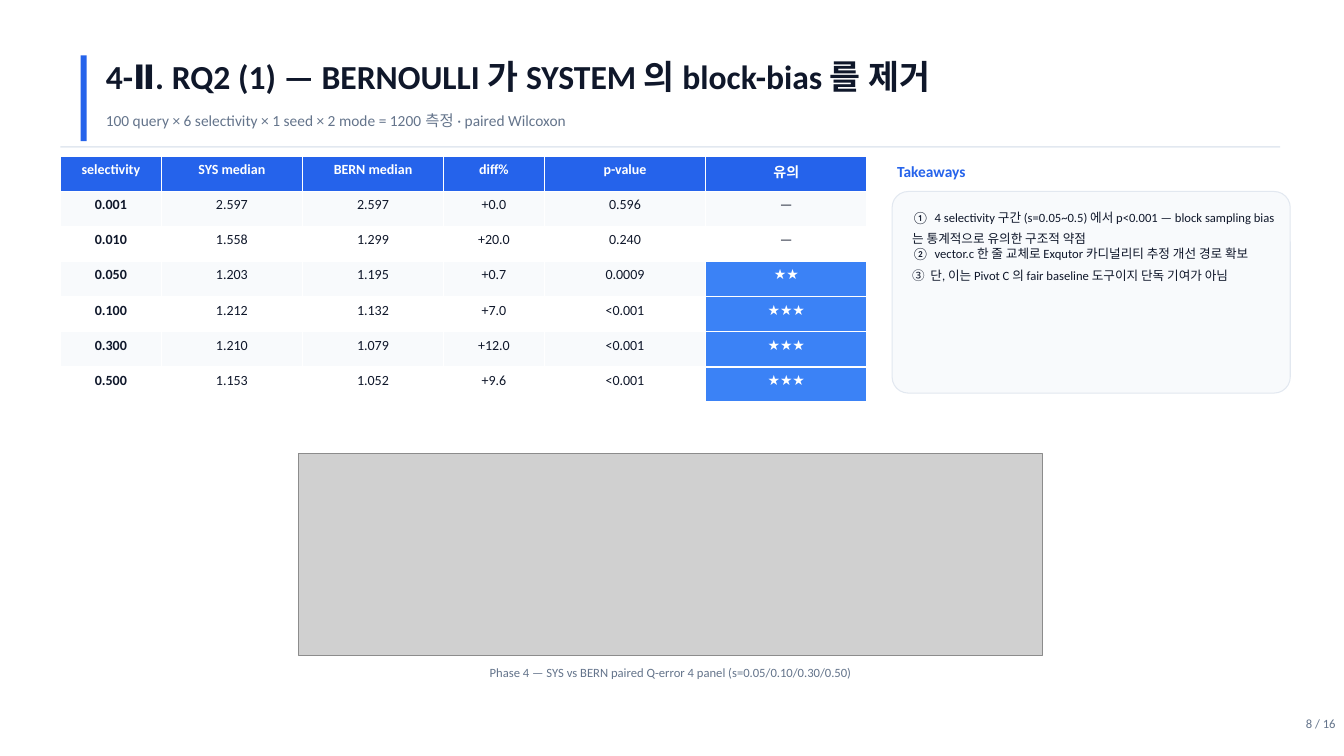
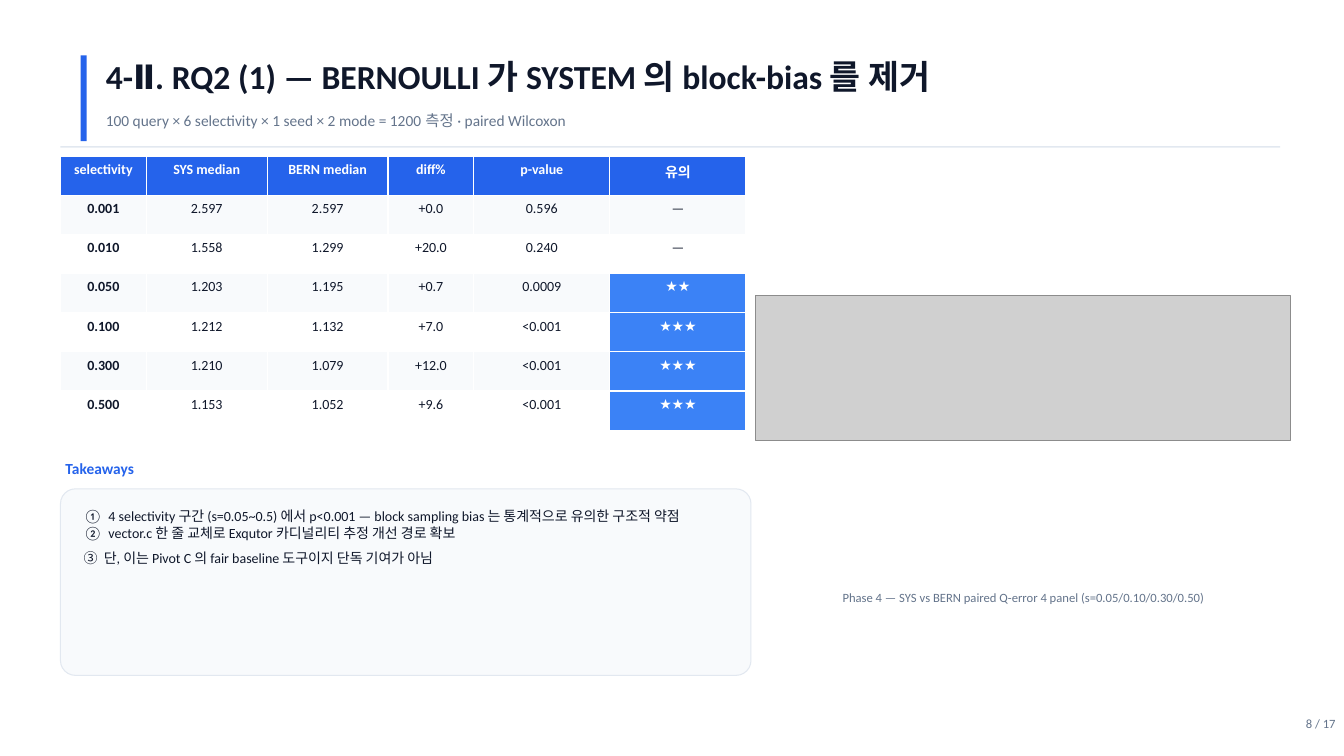
Before and after one commit to johyunbin/Capstone, a slide deck: slide 8 of submission/_drafts/속도는벡터_중간발표.pptx. Drawn at 1344x756 pixels with LibreOffice and Linux fonts; fonts in the diff are those of the drawing; grey boxes stand for pictures. Boxes give left, top, right and bottom in pixels: in the first picture for what was removed or moved away, otherwise in the second. Text is boxed around its words. In the diff, an @@ line names an element or a change of style, - is before the commit and + after.

```diff
--- a/submission/_drafts/속도는벡터_중간발표.pptx
+++ b/submission/_drafts/속도는벡터_중간발표.pptx
@@ table: place and size @@
-table at [60, 156, 867, 402]
+table at [60, 156, 746, 431]
@@ rounded rectangle removed at [892, 192, 1291, 393] @@
@@ picture: place and size @@
-picture at [298, 454, 1043, 655]
+picture at [756, 295, 1291, 441]
@@ text "Takeaways": place and size @@
-text "Takeaways" at [897, 166, 965, 180]
+text "Takeaways" at [65, 463, 133, 477]
@@ rounded rectangle added at [60, 489, 751, 676], fill #F8FAFC, outline #E2E8F0 0.75 pt @@
@@ text "① 4 selectivity 구간 (s=0.05~0.5) ...": place and size @@
-text "① 4 selectivity 구간 (s=0.05~0.5) ..." at [912, 232, 1248, 282]
+text "① 4 selectivity 구간 (s=0.05~0.5) ..." at [84, 509, 680, 565]
@@ text "① 4 selectivity 구간 (s=0.05~0.5) ..." at [84, 509, 680, 565]: size 9 to 10 pt; more space between paragraphs @@
@@ text "Phase 4 — SYS vs ...": place and size @@
-text "Phase 4 — SYS vs ..." at [490, 668, 851, 679]
+text "Phase 4 — SYS vs ..." at [843, 593, 1204, 604]
@@ text at [1306, 719, 1336, 728]: text changed @@
-8 / 16
+8 / 17
```
Also in this commit, not shown: 13 other slides changed, 1 slide added, 8 other files.
